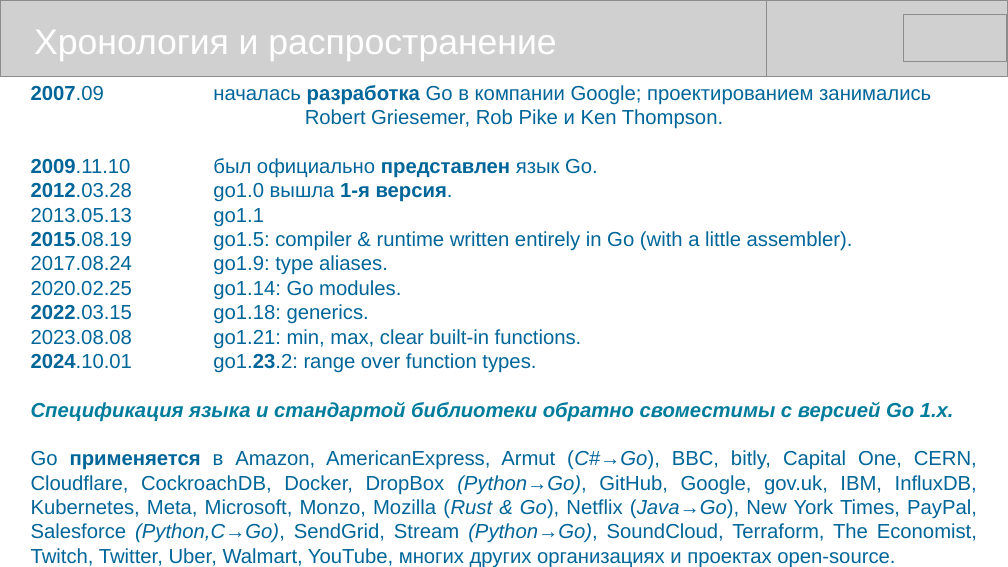
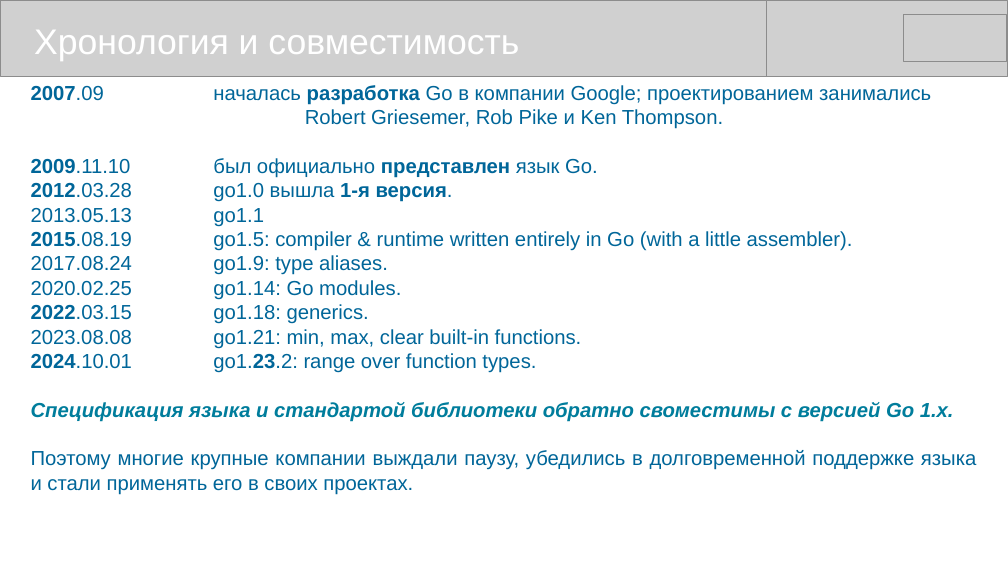
Before and after one commit to mike-shock/Go_language, a slide deck: slide 5 of Go_Intro.odp. Drawn at 1008x567 pixels with LibreOffice and Linux fonts; fonts in the diff are those of the drawing; grey boxes stand for pictures. Boxes give left, top, right and bottom in pixels: in the first picture for what was removed or moved away, otherwise in the second. Text is boxed around its words. In the diff, an @@ line names an element or a change of style, - is before the commit and + after.

```diff
--- a/Go_Intro.odp
+++ b/Go_Intro.odp
@@ text at (34,30,519,61): text changed @@
-Хронология и распространение
+Хронология и совместимость
@@ text at (31,450,976,495): text changed @@
-Go применяется в Amazon, AmericanExpress, Armut (C#→Go), BBC, bitly, Capital One, CERN, Cloudflare, CockroachDB, Docker, DropBox (Python→Go), GitHub, Google, gov.uk, IBM, InfluxDB, Kubernetes, Meta, Microsoft, Monzo, Mozilla (Rust & Go), Netflix (Java→Go), New York Times, PayPal, Salesforce (Python,C→Go), SendGrid, Stream (Python→Go), SoundCloud, Terraform, The Economist, Twitch, Twitter, Uber, Walmart, YouTube, многих других организациях и проектах open-source.
+Поэтому многие крупные компании выждали паузу, убедились в долговременной поддержке языка и стали применять его в своих проектах.
```
Also in this commit, not shown: 1 slide added.
